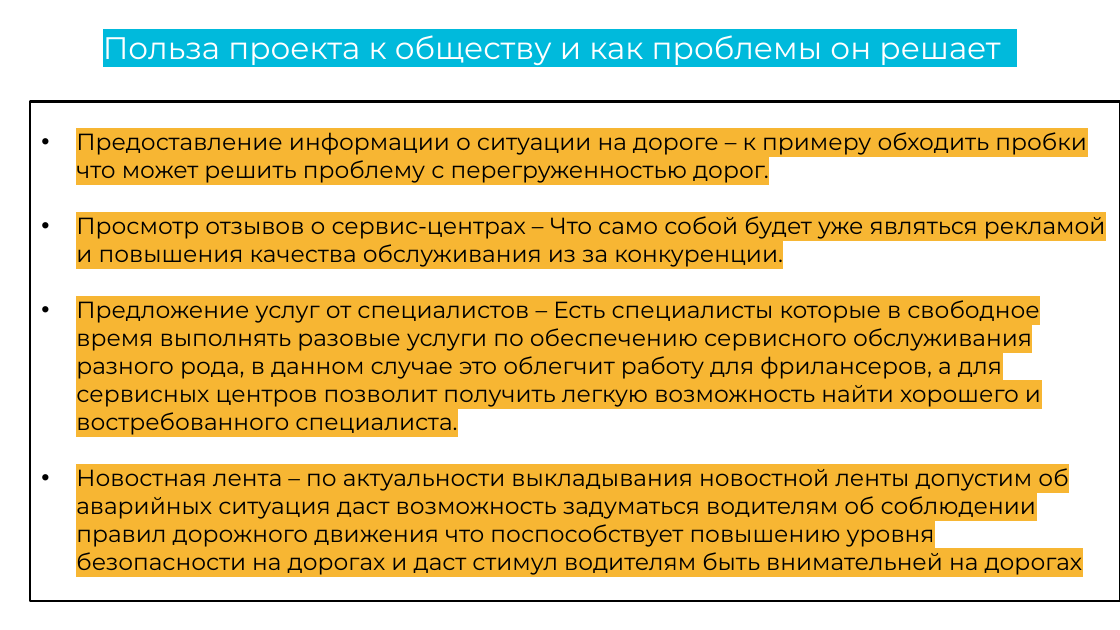
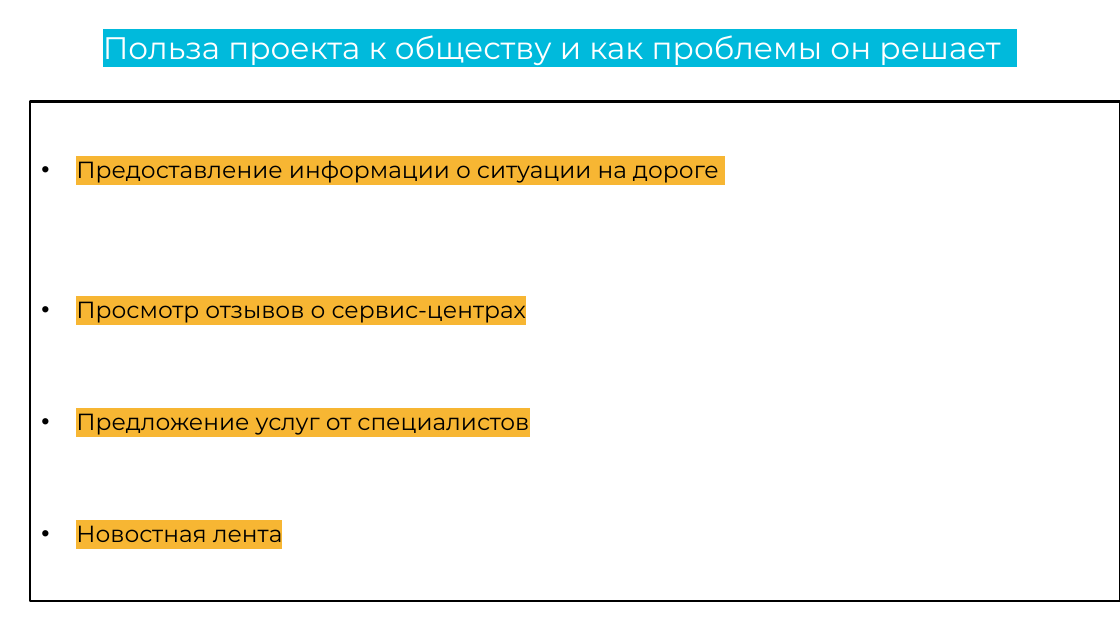
Before and after one commit to AlexanderSolodyankin/MyProject, a slide deck: slide 6 of Презинтация/Driver Room презентаций W21.pptx (slide 7 before the commit). Drawn at 1120x630 pixels with LibreOffice and Linux fonts; fonts in the diff are those of the drawing. Boxes give left, top, right and bottom in pixels: in the first picture for what was removed or moved away, otherwise in the second. Text is boxed around its words. In the diff, an @@ line names an element or a change of style, - is before the commit and + after.

```diff
--- a/Презинтация/Driver Room презентаций W21.pptx
+++ b/Презинтация/Driver Room презентаций W21.pptx
@@ text in rectangle at [76, 160, 719, 548]: text changed @@
-• Предоставление информации о ситуации на дороге – к примеру обходить пробки что может решить проблему с перегруженностью дорог.
-• Просмотр отзывов о сервис-центрах – Что само собой будет уже являться рекламой и повышения качества обслуживания из за конкуренции.
-• Предложение услуг от специалистов – Есть специалисты которые в свободное время выполнять разовые услуги по обеспечению сервисного обслуживания разного рода, в данном случае это облегчит работу для фрилансеров, а для сервисных центров позволит получить легкую возможность найти хорошего и востребованного специалиста.
-• Новостная лента – по актуальности выкладывания новостной ленты допустим об аварийных ситуация даст возможность задуматься водителям об соблюдении правил дорожного движения что поспособствует повышению уровня безопасности на дорогах и даст стимул водителям быть внимательней на дорогах
+• Предоставление информации о ситуации на дороге
+• Просмотр отзывов о сервис-центрах
+• Предложение услуг от специалистов
+• Новостная лента
```
Also in this commit, not shown: 5 other slides changed, 2 slides added, 1 slide removed, 12 other files.
